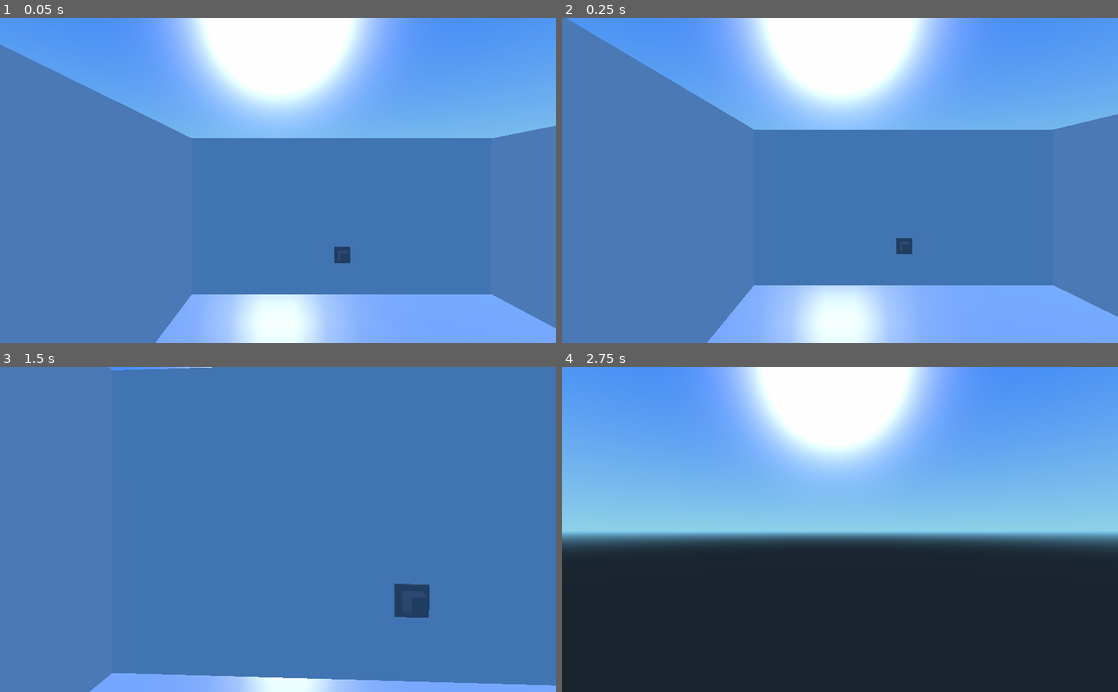
Above: before the commit, frames 1-4 (two rows, left to right).
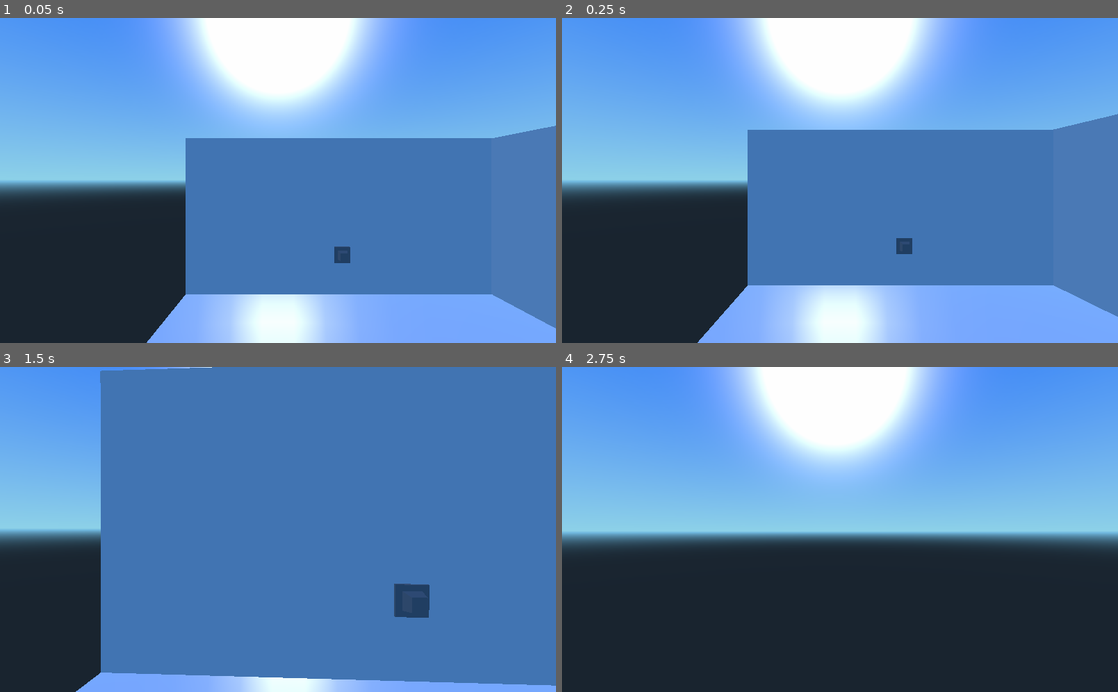
Above: after the commit, the same moments.

Repository: LAK132/GameGame
Game: Godot game, scene res://Scenes/Main.tscn
Two runs of this game, one before a commit and one after it. Both use one fixed random seed, a clock stepped at 60 frames per second and the inputs below.
Inputs (mouse positions are in pixels of both pictures, inside the frame that each line leads up to):
- Up to frame 1 (0.05 s): no input
- Up to frame 2 (0.25 s): no input
- Up to frame 3 (1.5 s): move the mouse to (305, 529) at 0.52 s; hold E 0.53-1.28 s; hold W (Forward) from 0.53 s (still down); tap Space (Jump) at 0.77 s; move the mouse to (250, 529) at 1.27 s; tap E at 1.35 s
- Up to frame 4 (2.75 s): keep holding W (Forward); tap Space (Jump) at 1.52 s; move the mouse to (851, 523) at 2.02 s; hold E from 2.03 s (still down)

The runs differ from the first frame. In frame 1, 26% of the frame differs, in the area x 0-35%, y 8-100%; in frame 2, 27%, in the area x 0-35%, y 0-100%; in frame 3, 18%; in frame 4, nothing differs.

Commit message:
Openning Door

Diff:
--- a/Godot/Scenes/Button.tscn
+++ b/Godot/Scenes/Button.tscn
@@ -1,7 +1,6 @@
-[gd_scene load_steps=5 format=2]
+[gd_scene load_steps=4 format=2]
 
-[ext_resource path="res://Scenes/Scripts/Button.gd" type="Script" id=1]
-[ext_resource path="res://Assets/Button.obj" type="ArrayMesh" id=2]
+[ext_resource path="res://Assets/Button.obj" type="ArrayMesh" id=1]
 
 [sub_resource type="ConvexPolygonShape" id=1]
 
@@ -11,9 +10,7 @@
 
 extents = Vector3( 1, 1, 1 )
 
-[node name="Spatial" type="Spatial"]
-
-script = ExtResource( 1 )
+[node name="Spatial" type="Spatial" index="0"]
 
 [node name="MeshInstance" type="MeshInstance" parent="." index="0"]
 
--- /dev/null
+++ b/Godot/Scenes/Door.tscn
@@ -0,0 +1,64 @@
+[gd_scene load_steps=3 format=2]
+
+[sub_resource type="CubeMesh" id=1]
+
+size = Vector3( 2, 2, 2 )
+subdivide_width = 0
+subdivide_height = 0
+subdivide_depth = 0
+
+[sub_resource type="CubeMesh" id=2]
+
+size = Vector3( 2, 2, 2 )
+subdivide_width = 0
+subdivide_height = 0
+subdivide_depth = 0
+
+[node name="Node" type="MultiMeshInstance"]
+
+layers = 1
+material_override = null
+cast_shadow = 1
+extra_cull_margin = 0.0
+use_in_baked_light = false
+lod_min_distance = 0.0
+lod_min_hysteresis = 0.0
+lod_max_distance = 0.0
+lod_max_hysteresis = 0.0
+multimesh = null
+
+[node name="OpenDoor" type="MeshInstance" parent="." index="0"]
+
+transform = Transform( 0.75, 0, 0, 0, 1.5, 0, 0, 0, 0.05, -0.75, 1.5, 0 )
+visible = false
+layers = 1
+material_override = null
+cast_shadow = 1
+extra_cull_margin = 0.0
+use_in_baked_light = false
+lod_min_distance = 0.0
+lod_min_hysteresis = 0.0
+lod_max_distance = 0.0
+lod_max_hysteresis = 0.0
+mesh = SubResource( 1 )
+skeleton = NodePath("..")
+material/0 = null
+_sections_unfolded = [ "Transform" ]
+
+[node name="ClosedDoor" type="MeshInstance" parent="." index="1"]
+
+transform = Transform( 0.05, 0, 0, 0, 1.5, 0, 0, 0, 0.75, 0, 1.5, 0.75 )
+visible = false
+layers = 1
+material_override = null
+cast_shadow = 1
+extra_cull_margin = 0.0
+use_in_baked_light = false
+lod_min_distance = 0.0
+lod_min_hysteresis = 0.0
+lod_max_distance = 0.0
+lod_max_hysteresis = 0.0
+mesh = SubResource( 2 )
+skeleton = NodePath("..")
+material/0 = null
+_sections_unfolded = [ "Transform" ]
--- a/Godot/Scenes/Main.tscn
+++ b/Godot/Scenes/Main.tscn
@@ -1,9 +1,10 @@
-[gd_scene load_steps=12 format=2]
+[gd_scene load_steps=13 format=2]
 
 [ext_resource path="res://Scenes/Scripts/Main.gd" type="Script" id=1]
-[ext_resource path="res://Scenes/Button.tscn" type="PackedScene" id=2]
-[ext_resource path="res://Scenes/Player.tscn" type="PackedScene" id=3]
-[ext_resource path="res://Scenes/PopupMenu.tscn" type="PackedScene" id=4]
+[ext_resource path="res://Scenes/Door.tscn" type="PackedScene" id=2]
+[ext_resource path="res://Scenes/Button.tscn" type="PackedScene" id=3]
+[ext_resource path="res://Scenes/Player.tscn" type="PackedScene" id=4]
+[ext_resource path="res://Scenes/PopupMenu.tscn" type="PackedScene" id=5]
 
 [sub_resource type="MultiMesh" id=1]
 
@@ -99,13 +100,12 @@
 
 points = PoolVector3Array( -1, 1, 1, 1, 1, -1, 1, 1, 1, -1, 1, -1, -1, -1, 1, 1, -1, -1, 1, -1, 1, -1, -1, -1, 1, 1, 1, -1, 1, -1, 1, 1, -1, -1, 1, 1, 1, -1, 1, -1, -1, -1, 1, -1, -1, -1, -1, 1, 1, 1, 1, -1, -1, 1, -1, 1, 1, 1, -1, 1, 1, 1, -1, -1, -1, -1, -1, 1, -1, 1, -1, -1 )
 
-[node name="Spatial" type="Spatial" index="0"]
+[node name="Spatial" type="Spatial"]
 
 script = ExtResource( 1 )
 
 [node name="World" type="MultiMeshInstance" parent="." index="0"]
 
-editor/display_folded = true
 layers = 1
 material_override = null
 cast_shadow = 1
@@ -120,6 +120,7 @@
 [node name="LeftWall" type="MeshInstance" parent="World" index="0"]
 
 transform = Transform( 0.2, 0, 0, 0, 5, 0, 0, 0, 10, -9.8, 5.2, 0 )
+visible = false
 layers = 1
 material_override = null
 cast_shadow = 1
@@ -203,19 +204,24 @@
 shape = SubResource( 7 )
 disabled = false
 
+[node name="Door" parent="World" index="4" instance=ExtResource( 2 )]
+
+transform = Transform( 1, 0, 0, 0, 1, 0, 0, 0, 1, -9.95, 0, 0 )
+_sections_unfolded = [ "Transform" ]
+
 [node name="Button" type="Spatial" parent="." index="1"]
 
 transform = Transform( 1, 0, 0, 0, -4.37114e-08, -1, 0, 1, -4.37114e-08, 0, 0, 0 )
 _sections_unfolded = [ "Transform" ]
 
-[node name="Spatial" parent="Button" index="0" instance=ExtResource( 2 )]
+[node name="Spatial" parent="Button" index="0" instance=ExtResource( 3 )]
 
 transform = Transform( 1, 0, 0, 0, 1, 0, 0, 0, 1, 0, -9.50139, -2.7567 )
 
-[node name="Player" parent="." index="2" instance=ExtResource( 3 )]
+[node name="Player" parent="." index="2" instance=ExtResource( 4 )]
 
 transform = Transform( 1, 0, 0, 0, 1, 0, 0, 0, 1, -4.08786, 4.52792, 5.29257 )
 
-[node name="PopupMenu" parent="." index="3" instance=ExtResource( 4 )]
+[node name="PopupMenu" parent="." index="3" instance=ExtResource( 5 )]
 
 visible = false
--- a/Godot/Scenes/Scripts/Main.gd
+++ b/Godot/Scenes/Scripts/Main.gd
@@ -1,10 +1,18 @@
 extends Spatial
 
 onready var menu = get_node("PopupMenu")
+onready var buttonArea = get_node("Button/Spatial/MeshInstance/Area")
+onready var openDoor = get_node("World/Door/OpenDoor")
+onready var closeDoor = get_node("World/Door/ClosedDoor")
+
+var within_button = false
 
 func _ready():
+	closeDoor.show()
 	get_node("PopupMenu/Resume").connect("pressed", self, "_resume")
 	get_node("PopupMenu/Quit").connect("pressed", self, "_quit")
+	buttonArea.connect("area_entered", self, "_playerEnterButton")
+	buttonArea.connect("area_exited", self, "_playerExitButton")
 	pass
 
 func _resume():
@@ -16,6 +24,14 @@
 	get_tree().quit()
 	pass
 
+func _playerEnterButton(body):
+	within_button = true
+	pass
+
+func _playerExitButton(body):
+	within_button = false
+	pass
+
 func _process(delta):
 	if Input.is_action_just_pressed("ui_menu"):
 		if menu.is_visible_in_tree():
@@ -24,4 +40,9 @@
 		else:
 			menu.show()
 			Input.set_mouse_mode(Input.MOUSE_MODE_VISIBLE)
+
+	if within_button and Input.is_key_pressed(KEY_E):
+		if closeDoor.is_visible_in_tree():
+			closeDoor.hide()
+			openDoor.show()
 	pass
Not shown: 1 places in Godot/Scenes/Button.tscn that only renumber resources
